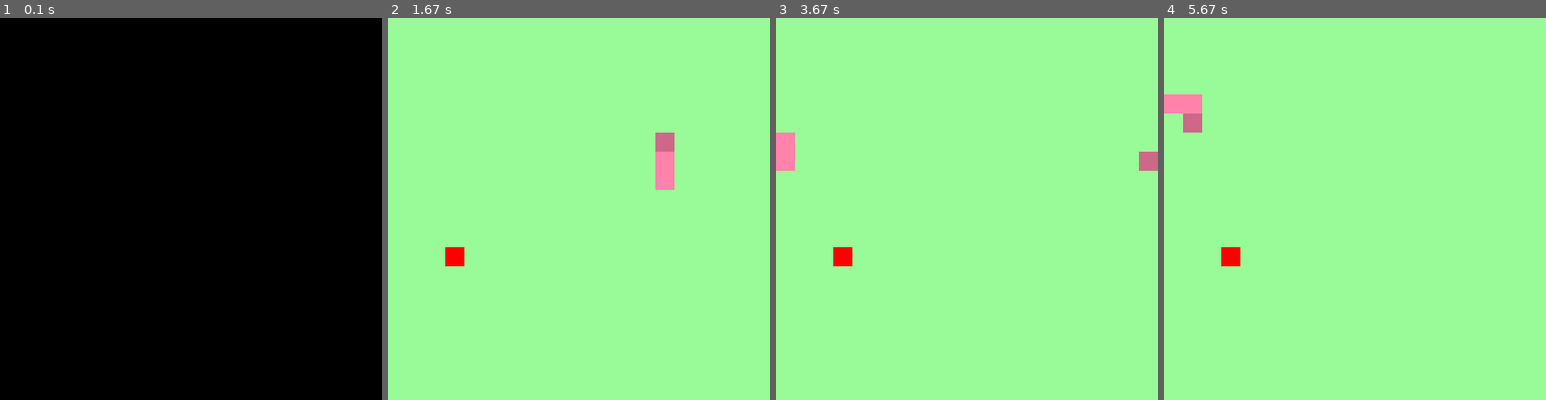
Above: before the commit, frames 1-4 (left to right).
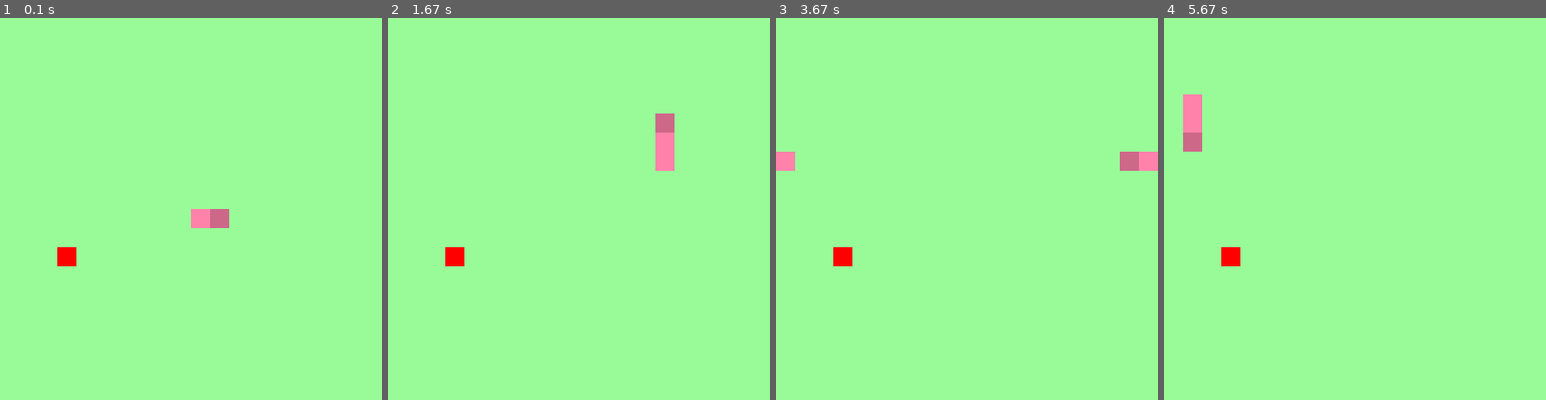
Above: after the commit, the same moments.

Repository: Coracias-Blauracke/Snake
Game: pygame game, started from main.py
Same seed, same stepped clock (60 frames per second), same inputs: the game is played once before the commit and once after it.
Inputs:
- Up to frame 1 (0.1 s): no input
- Up to frame 2 (1.67 s): tap W at 0.33 s; hold Right 0.67-1.13 s; hold Up 1.17-1.63 s
- Up to frame 3 (3.67 s): hold Right 1.67-2.2 s; hold Left 2.23-2.78 s; hold Down 2.82-3.37 s; hold Left from 3.4 s (still down)
- Up to frame 4 (5.67 s): release Left at 3.95 s; hold Up 3.98-4.53 s; hold Right 4.57-5.2 s; hold Down from 5.23 s (still down)

The runs differ from the first frame. In frame 1, 100% of the frame differs, in the area x 0-100%, y 0-100%; in frame 2, 0.8%; in frame 3, 0.8%; in frame 4, 0.8%.

Commit message:
moved pygame.time.wait(200) out of the loop

Diff:
--- a/control/game_controller.py
+++ b/control/game_controller.py
@@ -44,4 +44,4 @@
     def render(self):
         for renderer in self.renderers:
             renderer.render(self.board)
-            pygame.time.wait(100)
+        pygame.time.wait(200)
